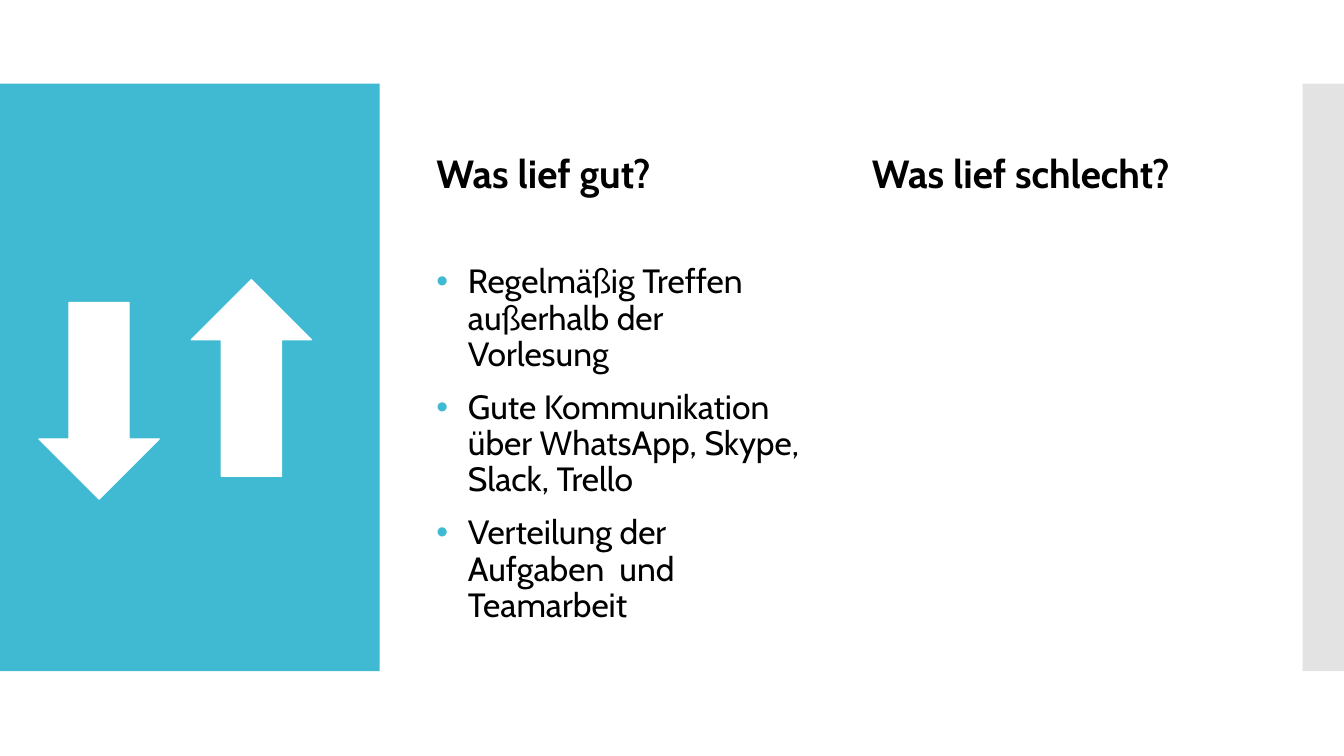
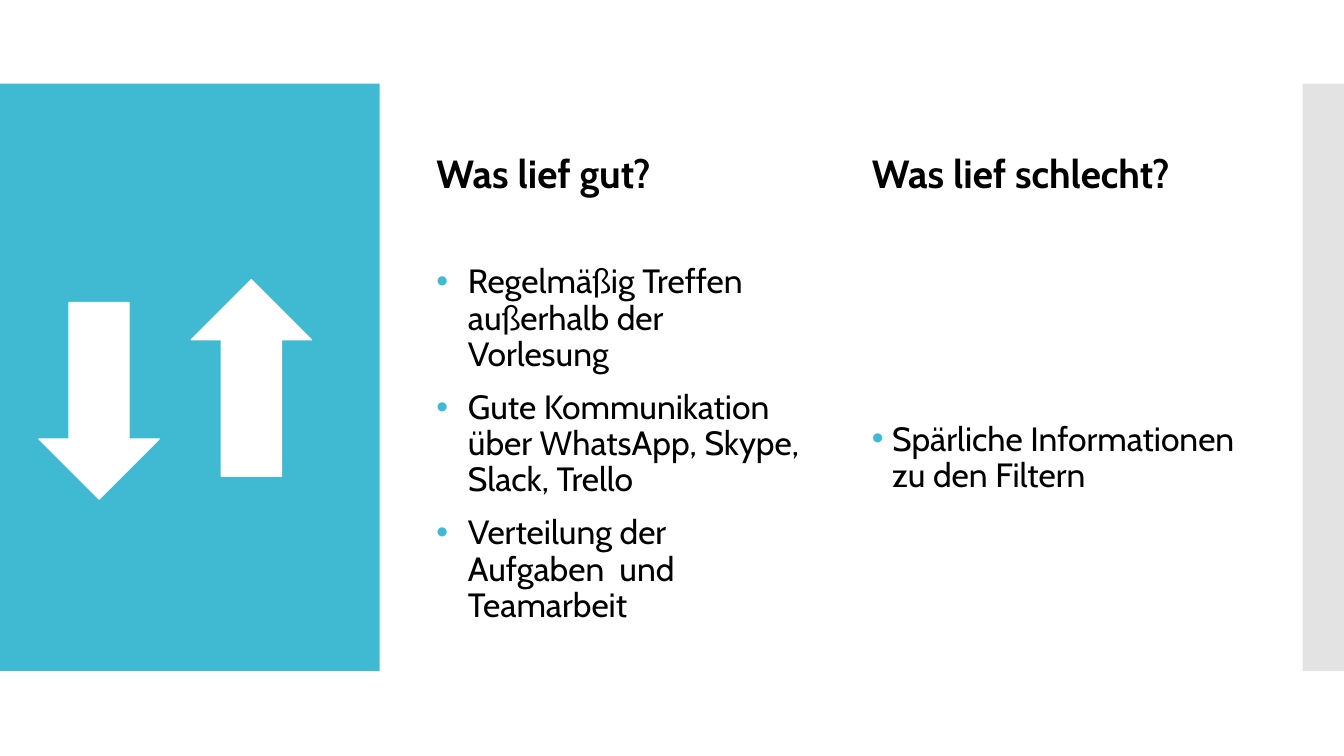
Before and after one commit to Datagroup-ModSim/ModSim17-data-generation-filters, a slide deck: slide 6 of presentations/Sprint 2/Datenerzeugung und Datenanalyse_Sprint2_formatiert.pptx (slide 5 before the commit). Drawn at 1344x756 pixels with LibreOffice and Linux fonts; fonts in the diff are those of the drawing. Boxes give left, top, right and bottom in pixels: in the first picture for what was removed or moved away, otherwise in the second. Text is boxed around its words. In the diff, an @@ line names an element or a change of style, - is before the commit and + after.

```diff
--- a/presentations/Sprint 2/Datenerzeugung und Datenanalyse_Sprint2_formatiert.pptx
+++ b/presentations/Sprint 2/Datenerzeugung und Datenanalyse_Sprint2_formatiert.pptx
@@ text added at (892, 425, 1234, 488), 24 pt, text #000000 @@
+• Spärliche Informationen zu den Filtern
```
Also in this commit, not shown: 6 other slides changed, 10 slides added, 52 other files.
